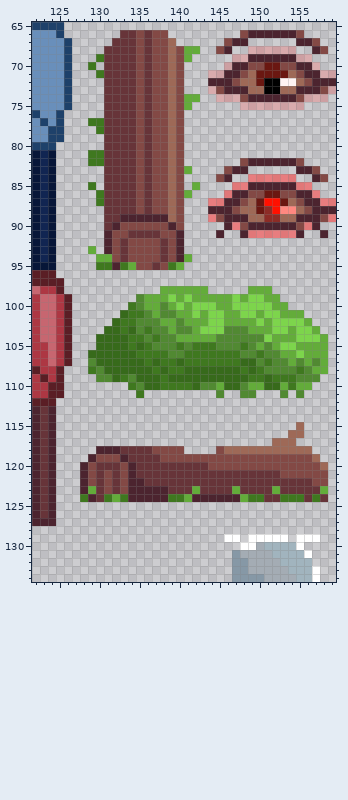
A pixel-art file gets an edit: Shallow Depths/Assets/AsepriteRelated/Objects.aseprite. Above, as it was before the edit.
160x160 pixels, 1 frame. Pixels under 10% opacity are left out. Colours within 5 levels of each other are drawn and written as one. Shown: x 122..159, y 65..134.
And afterwards:
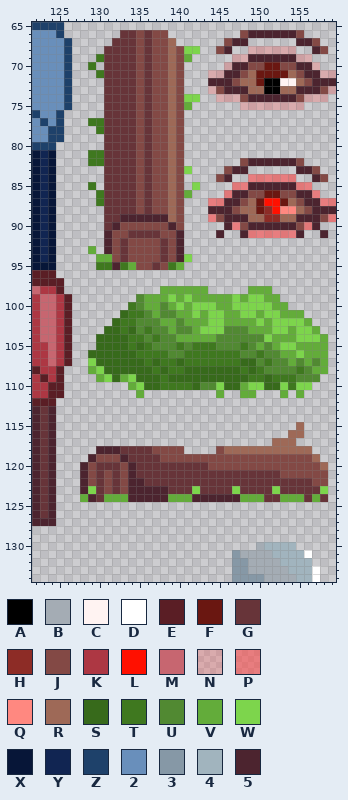
Palette (. is transparent): A #000000  B #a4acb4  C #fff3f2  D #ffffff  E #5a1e25  F #6a1711  G #673439  H #8d2c26  J #834945  K #ad3743  L #ff1000  M #c76670  N #ff3b3b3c  P #ff3b3b8b  Q #ff8880  R #9e6957  S #376a1b  T #3f781f  U #518932  V #63ac3a  W #7dd54c  X #071638  Y #112552  Z #1e416a  2 #698fbb  3 #8698a6  4 #a1b4be  5 #4c242f
Edits made:
@@ x 139..144 @@
  67 R.....
- 68 RJVV..
+ 68 RJWW..
  69 RJV...
@@ x 139..144 @@
  73 RJ...N
- 74 RJVV..
+ 74 RJWW..
  75 RJV...
@@ x 139..144 @@
  82 RJ....
- 83 RJV...
+ 83 RJW...
  84 RJ....
- 85 RJ.V..
+ 85 RJ.W..
  86 RJV...
@@ x 139..143 @@
  93 J5...
- 94 J5V..
+ 94 J5W..
  95 TV...
@@ x 122..159 @@
 106 KKMKE..SSSSSSTTTTUUTTTTTTTUUTUUVVWVVV.
-107 KKMKE..USSSSSSTSTTSTTTTTTTSSUTUUVUVUV.
-108 EKKE...TUSSSSSSTSTTSSSSSSSTSTUUUUTUVV.
-109 KEKE....UUSTUSSSTSSSSSSSSSSTTSTTTUUU..
-110 KKEE........TUSSTTTTSUUVSSUVVSSVTVV...
-111 KKEE.........T.........U..UU...U.U....
+107 KKMKE..WSSSSSSTSTTSTTTTTTTSSUTUUVUVUV.
+108 EKKE...VWSSSSSSTSTTSSSSSSSTSTUUUUTUVV.
+109 KEKE....VWSVWSSSTSSSSSSSSSSTTSTTTUUU..
+110 KKEE........VWSSTTTTSUUWSSVWWSSWTWW...
+111 KKEE.........V.........V..VV...V.V....
 112 EEE...................................
@@ x 122..159 @@
 122 5G5...5JGJGJ55GGGGGGGGGGGGGGGGGGGGGJJ.
-123 5G5...5VGJGJ55555GGGVGGGGVGGGGVGGGGGV.
-124 5G5...T5GTVT55555TTV555555VTTGGTTTGTG.
+123 5G5...5WGJGJ55555GGGWGGGGWGGGGWGGGGGW.
+124 5G5...V5GVVV55555VVV555555VVVGGVVVGVG.
 125 5G5...................................
@@ x 144..159 @@
 128 ................
-129 ..DD.DDDDD.DDD..
-130 ....DDB4444D....
+129 ................
+130 ......B4444.....
 131 ...3BBBB4444D...
